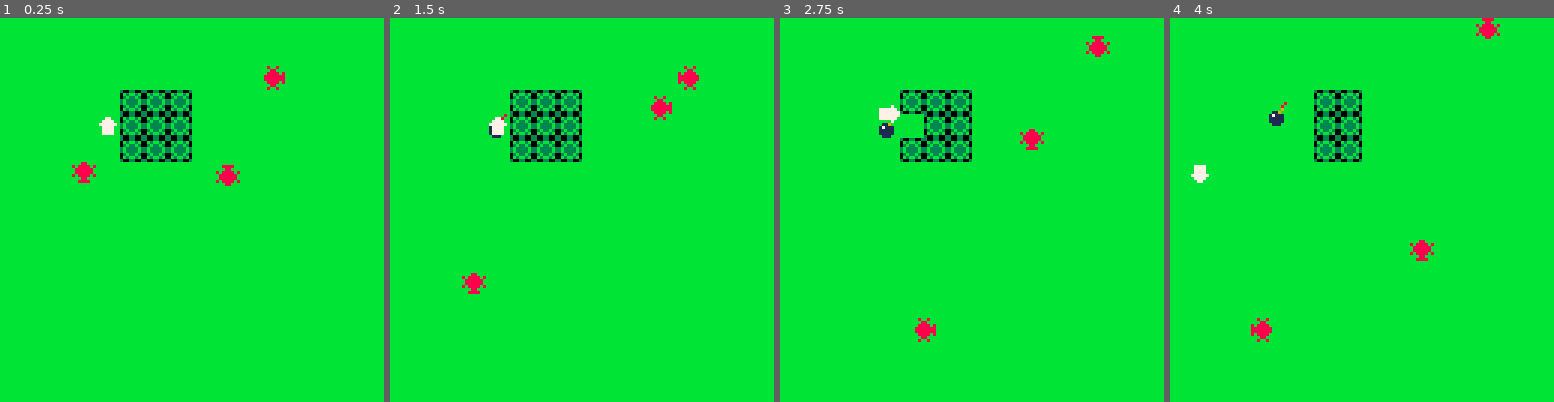
Above: before the commit, frames 1-4 (left to right).
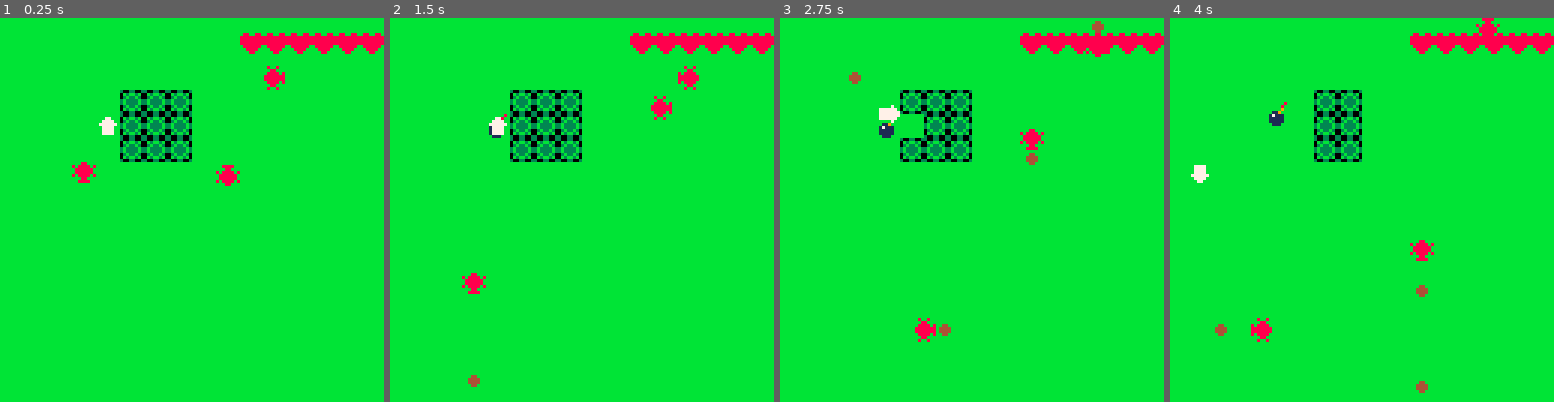
Above: after the commit, the same moments.

Repository: NeonManifest/gecko-sapo-p8
Game: PICO-8 cartridge lua.p8
Two runs of this game, one before a commit and one after it. Both use one fixed random seed, a clock stepped at 60 frames per second and the inputs below.
Inputs:
- Up to frame 1 (0.25 s): no input
- Up to frame 2 (1.5 s): tap X (X key) at 0.33, 1.07 s; tap O (Z key) at 0.7 s
- Up to frame 3 (2.75 s): hold Right 1.6-2.1 s; tap O (Z key) at 1.7, 2.1, 2.5 s; tap X (X key) at 1.85 s; hold Up 2.15-2.42 s; hold Right from 2.47 s (still down)
- Up to frame 4 (4 s): tap O (Z key) at 2.9, 3.3, 3.7 s; tap X (X key) at 2.97 s; release Right at 3.03 s; hold Left 3.08-3.58 s; hold Down 3.63-3.97 s

The runs differ from the first frame. In frame 1, 1.5% of the frame differs, in the area x 62-100%, y 3-10%; in frame 2, 1.5%; in frame 3, 1.6%; in frame 4, 1.6%, in the area x 11-100%, y 3-98%.

Commit message:
enemies shoot, start implementing lives

Diff:
--- a/lua.p8
+++ b/lua.p8
@@ -6,6 +6,8 @@
  spd = 2
  px = 32
  py = 32
+ hearts=6
+ maxhearts = 6
  vx = 0
  vy = 0
  ❎_pressed = false
@@ -22,6 +24,7 @@
  mode_timer = 0
  enemies = {}
  spawn_enemies()
+ projectiles = {}
 end
 
 function spawn_enemies()
@@ -116,10 +119,10 @@
 enemy_behavior = {
 	[0] = {
 	action = {
-		[1] = function(e) e.ex = clamp(e.ex+1, 0, 119) enemy_collide(e,'➡️') end,
-		[2] = function(e) e.ex = clamp(e.ex-1, 0, 119) enemy_collide(e,'⬅️') end,
-  [3] = function(e) e.ey = clamp(e.ey+1, 0, 119) enemy_collide(e,'⬇️') end,
-  [4] = function(e) e.ey = clamp(e.ey-1, 0, 119) enemy_collide(e,'⬆️') end
+		[1] = function(e) e.ex = clamp(e.ex+1, 0, 119) enemy_collide(e,'➡️') if e.⧗ == 15 then add(projectiles,{dir='➡️',speed=2,sp=19,px=e.ex,py=e.ey}) end end,
+		[2] = function(e) e.ex = clamp(e.ex-1, 0, 119) enemy_collide(e,'⬅️') if e.⧗ == 15 then add(projectiles,{dir='⬅️',speed=2,sp=19,px=e.ex,py=e.ey}) end end,
+  [3] = function(e) e.ey = clamp(e.ey+1, 0, 119) enemy_collide(e,'⬇️') if e.⧗ == 15 then add(projectiles,{dir='⬇️',speed=2,sp=19,px=e.ex,py=e.ey}) end end,
+  [4] = function(e) e.ey = clamp(e.ey-1, 0, 119) enemy_collide(e,'⬆️') if e.⧗ == 15 then add(projectiles,{dir='⬆️',speed=2,sp=19,px=e.ex,py=e.ey}) end end
  	}
  }
 }
@@ -214,11 +217,21 @@
  		end
  	end
  end
+ for p in all(projectiles) do
+ 	if p.dir == '➡️' then p.px += p.speed
+ 	elseif p.dir == '⬅️' then p.px -= p.speed
+ 	elseif p.dir == '⬆️' then p.py -= p.speed
+ 	elseif p.dir == '⬇️' then p.py += p.speed
+ 	end
+ end
 end
 
 function _draw()
  cls()
  map(0,0,0,0,16,16)
+ for p in all(projectiles) do
+ 	spr(p.sp,p.px,p.py)
+ end
 	for e in all(enemies) do
 	 if e.eid==0 then
 	  local s,fx,fy=e.sp,false,false
@@ -253,6 +266,13 @@
  local s=state<3 and state+1 or (state<4 and 3 or (state==7 and 6 or state))
  local fx=state==3 or state==7
  spr(s,px,py,1,1,fx)
+ for c=maxhearts,0,-1 do
+ 	if ~c%2 and c <= hearts do
+ 		spr(20,128-(8*c),4)
+ 	elseif c > hearts do
+ 		spr(22,128-(8*c),4)
+ 	end
+ end
 end
 __gfx__
 00000000000000000000000000000000000070000000000000000000000770000000000030033003bbbbbbbb5555555500000000000000000000000000000000
